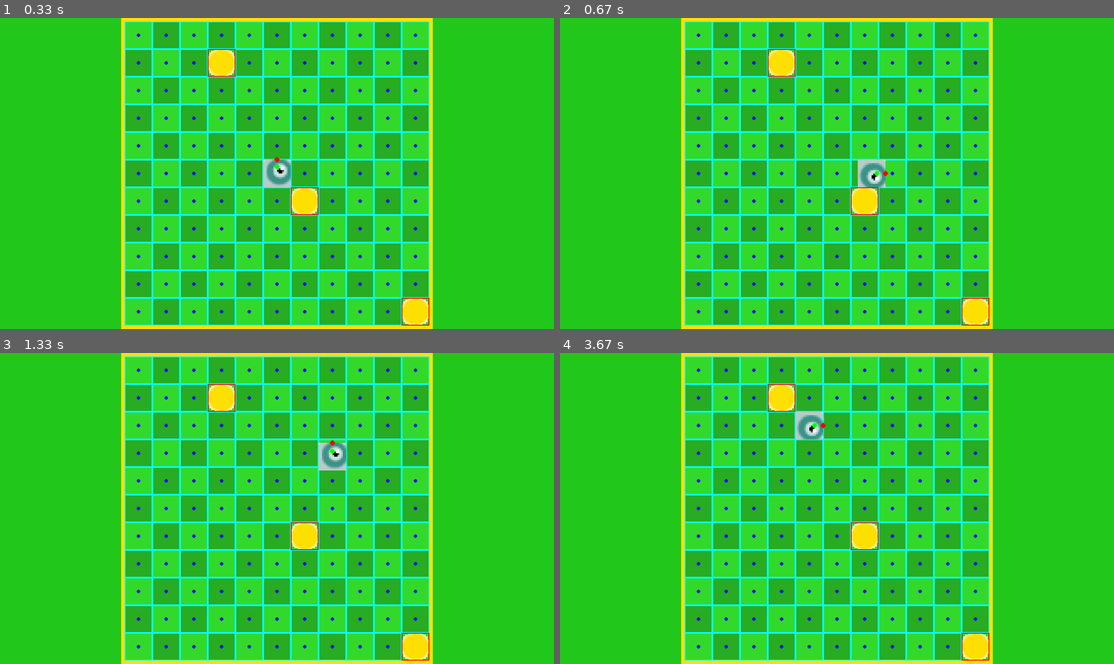
Above: before the commit, frames 1-4 (two rows, left to right).
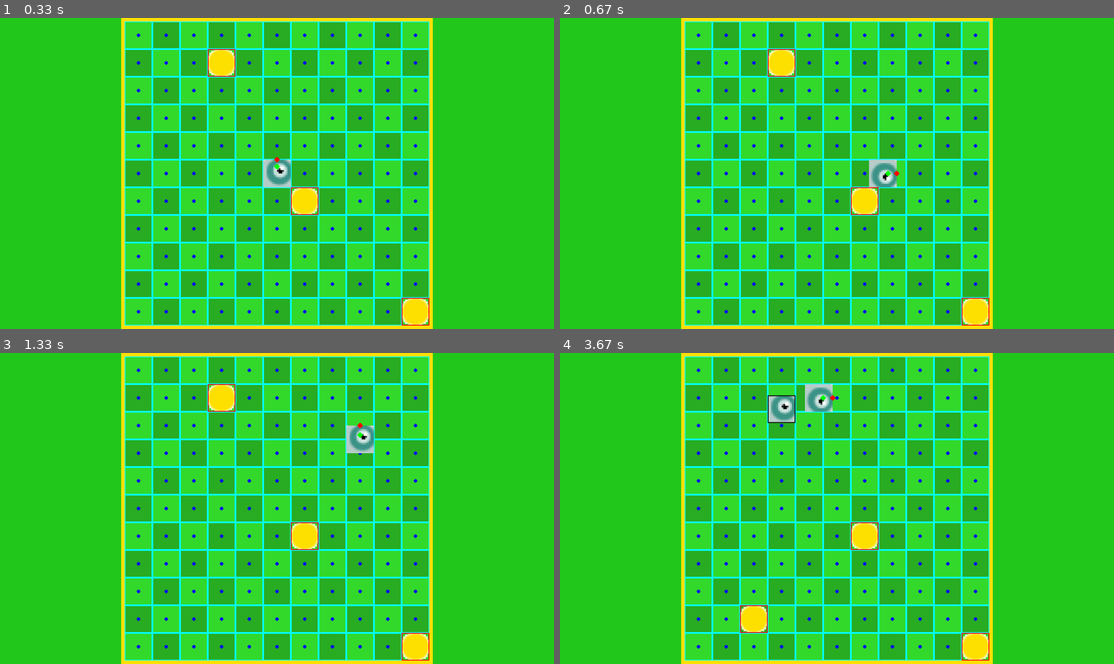
Above: after the commit, the same moments.

Repository: LZX1000/College-I
Game: pygame game, started from Snake2.py
Two runs of this game, one before a commit and one after it. Both use one fixed random seed, a clock stepped at 60 frames per second and the inputs below.
Inputs:
- Up to frame 1 (0.33 s): no input
- Up to frame 2 (0.67 s): hold Right from 0.33 s (still down)
- Up to frame 3 (1.33 s): release Right at 0.8 s; hold Up 0.83-1.13 s; hold Up from 1.17 s (still down)
- Up to frame 4 (3.67 s): release Up at 1.63 s; hold Left 1.67-2.2 s; hold Down 2.23-2.53 s; hold Left 2.57-2.97 s; hold Up 3-3.37 s; hold Right from 3.4 s (still down)

Frame 1 is identical in both runs. In frame 2, 0.6% of the frame differs, in the area x 53-62%, y 45-55%; in frame 3, 0.9%; in frame 4, 2.0%, in the area x 32-50%, y 9-91%.

Commit message:
Fixed tail collisions, do not follow player yet.

Diff:
--- a/Snake2.py
+++ b/Snake2.py
@@ -75,7 +75,7 @@
                 display_surface.blit(rotated_image, rotated_rect.topleft)
 
             def debug(self, internal_surface):
-                pygame.draw.rect(internal_surface, (0, 255, 0), self.rect, 1)
+                pygame.draw.rect(internal_surface, (0, 0, 0), self.rect, 1)
 
         def __init__(self, pos, angle=0, size=None):
             super().__init__()
@@ -99,6 +99,15 @@
         def debug(self, internal_surface):
             self.nose.debug(internal_surface)
             self.movement_point.debug(internal_surface)
+
+    class FoodGhost(pygame.sprite.Sprite):
+        def __init__(self, food_rect):
+            super().__init__()
+
+            self.rect = food_rect
+
+        def debug(self, internal_surface):
+            pygame.draw.rect(internal_surface, (30, 30, 30), self.rect, 1)
 
     class GameFood(pygame.sprite.Sprite):
         def __init__(self, pos, size=None):
@@ -238,12 +247,13 @@
         elif gamestate == "game":
             if new:
                 # Player Settings
-                movement_speed = 120
+                movement_speed = 160
                 tail_list = []
                 player_pos = pygame.Vector2((internal_width // 2), (internal_height // 2))
                 # # Food Settings
                 max_food = 3
                 food_list = []
+                food_ghost_list = []
                 # # General Initialization
                 player = GamePlayer(player_pos)
                 player_movement = (0, 0)
@@ -277,11 +287,23 @@
                     requested_direction = (1, 0)
                     requested_movement = True
 
-            # Player movement
+            # Player checks
             if background.grass.rect.collidepoint(player.nose.pos):
+                # Food ghost check
+                for food_ghost in food_ghost_list:
+                    if not player.rect.colliderect(food_ghost.rect):
+                        food_ghost_list.remove(food_ghost)
+                # Tail collision
+                if len(food_ghost_list) == 0:
+                    for tail in tail_list:
+                        if player.nose.rect.colliderect(tail.rect):
+                            new = True
+                            gamestate = "menu"
                 # Food collision
                 for food in food_list:
                     if player.nose.rect.colliderect(food.rect):
+                        food_ghost = FoodGhost(food.rect)
+                        food_ghost_list.append(food_ghost)
                         food_list.remove(food)
                         new_tail = player.Tail(player_pos)
                         tail_list.append(new_tail)
@@ -304,6 +326,7 @@
                 # Move player
                 player_pos.x += player_movement[0] * movement_speed * dt
                 player_pos.y += player_movement[1] * movement_speed * dt
+            # Out of bounds
             else:
                 new = True
                 gamestate = "menu"
@@ -317,10 +340,13 @@
             render_food(food_list, debug=True)
             # Render Player
             for tail in tail_list:
-                tail.update(internal_surface, player_pos)
+                tail.update(internal_surface, tail.rect.center)
                 tail.debug(internal_surface)
             player.update(internal_surface, player_pos)
             player.debug(internal_surface)
+            # Food Ghost
+            for food_ghost in food_ghost_list:
+                food_ghost.debug(internal_surface)
 
             # Upscale to 1920x1080
             scaled_surface = pygame.transform.scale(internal_surface, screen_size)
